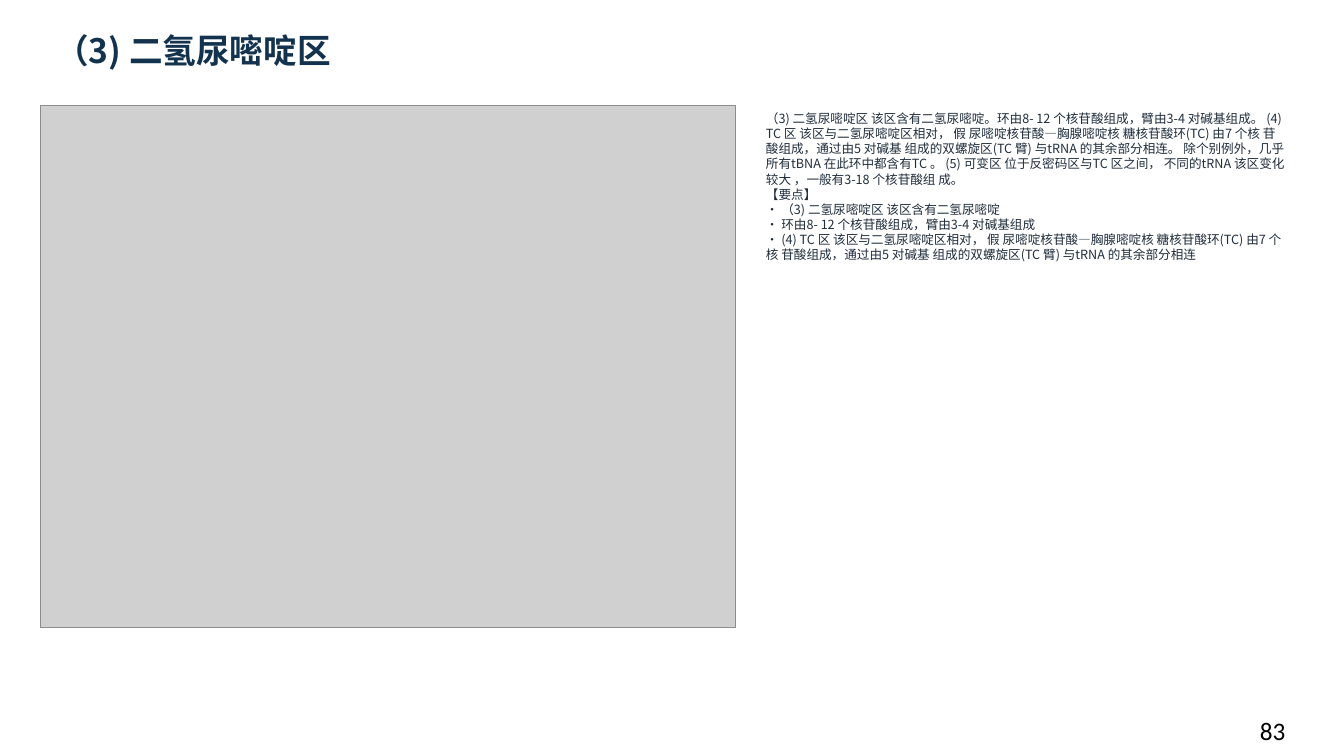
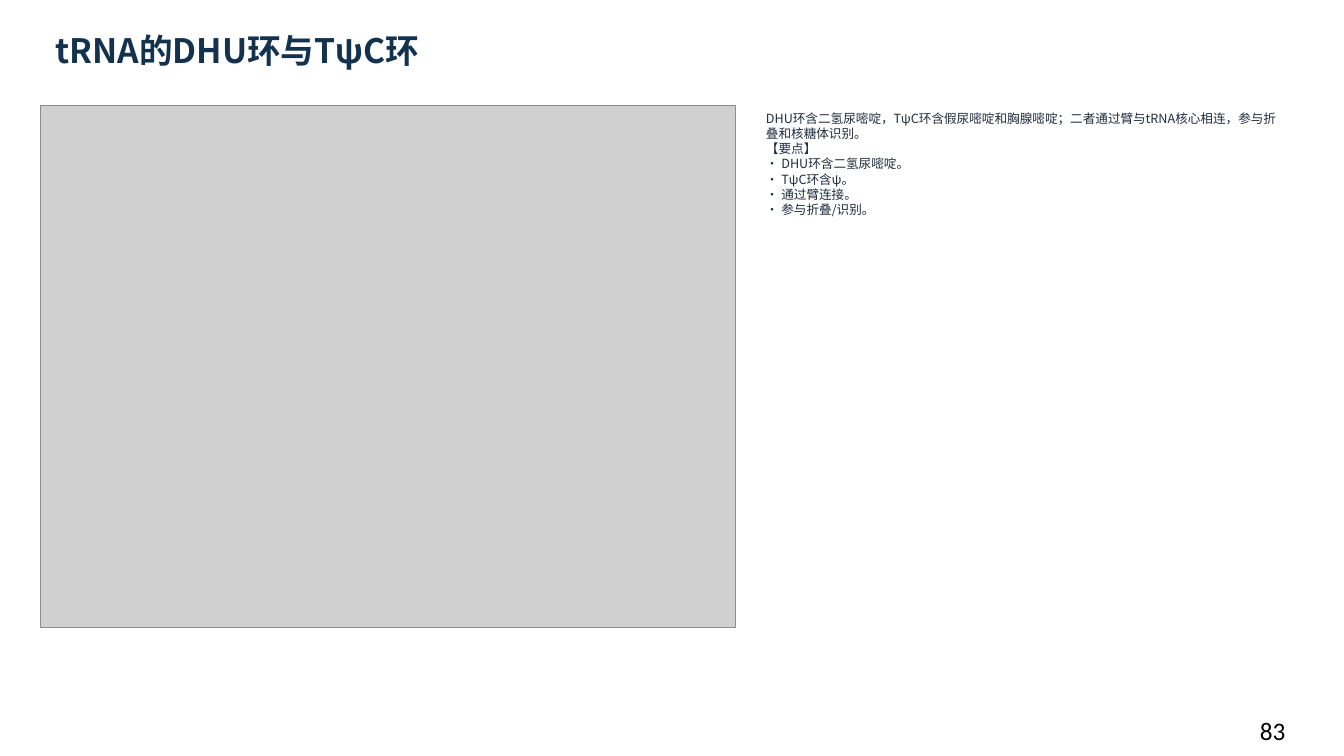
Before and after one commit to newkan-li/Biochemistry, a slide deck: slide 83 of downloads/bc11-ai-style.pptx. Drawn at 1344x756 pixels with LibreOffice and Linux fonts; fonts in the diff are those of the drawing; grey boxes stand for pictures. Boxes give left, top, right and bottom in pixels: in the first picture for what was removed or moved away, otherwise in the second. Text is boxed around its words. In the diff, an @@ line names an element or a change of style, - is before the commit and + after.

```diff
--- a/downloads/bc11-ai-style.pptx
+++ b/downloads/bc11-ai-style.pptx
@@ text at (x1=55, y1=34, x2=419, y2=70): text changed @@
-（3) 二氢尿嘧啶区
+tRNA的DHU环与TψC环
@@ text at (x1=766, y1=112, x2=1276, y2=217): text changed @@
-（3) 二氢尿嘧啶区 该区含有二氢尿嘧啶。环由8- 12 个核苷酸组成，臂由3-4 对碱基组成。 (4) TC 区 该区与二氢尿嘧啶区相对， 假 尿嘧啶核苷酸—胸腺嘧啶核 糖核苷酸环(TC) 由7 个核 苷酸组成，通过由5 对碱基 组成的双螺旋区(TC 臂) 与tRNA 的其余部分相连。 除个别例外，几乎所有tBNA 在此环中都含有TC 。 (5) 可变区 位于反密码区与TC 区之间， 不同的tRNA 该区变化较大 ，一般有3-18 个核苷酸组 成。
-【要点】
-• （3) 二氢尿嘧啶区 该区含有二氢尿嘧啶
-• 环由8- 12 个核苷酸组成，臂由3-4 对碱基组成
-• (4) TC 区 该区与二氢尿嘧啶区相对， 假 尿嘧啶核苷酸—胸腺嘧啶核 糖核苷酸环(TC) 由7 个核 苷酸组成，通过由5 对碱基 组成的双螺旋区(TC 臂) 与tRNA 的其余部分相连
+DHU环含二氢尿嘧啶，TψC环含假尿嘧啶和胸腺嘧啶；二者通过臂与tRNA核心相连，参与折叠和核糖体识别。
+【要点】
+• DHU环含二氢尿嘧啶。
+• TψC环含ψ。
+• 通过臂连接。
+• 参与折叠/识别。
```
Also in this commit, not shown: 28 other slides changed, 6 other files.
